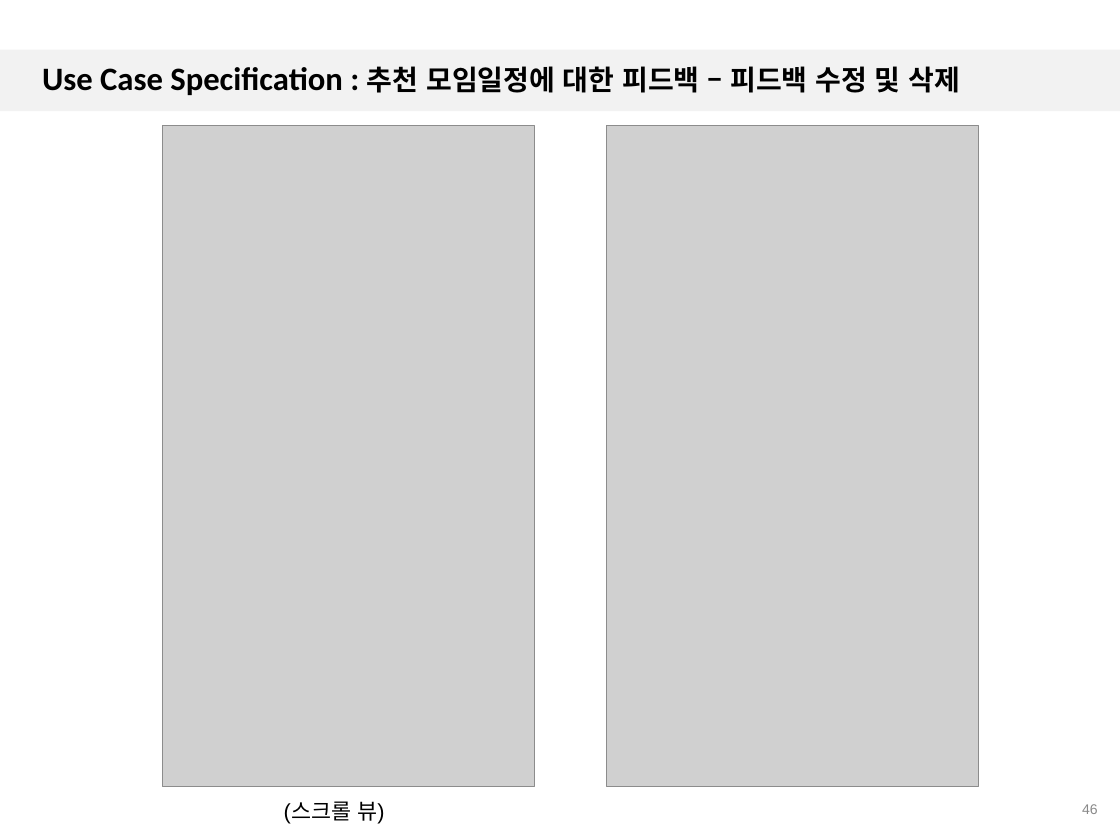
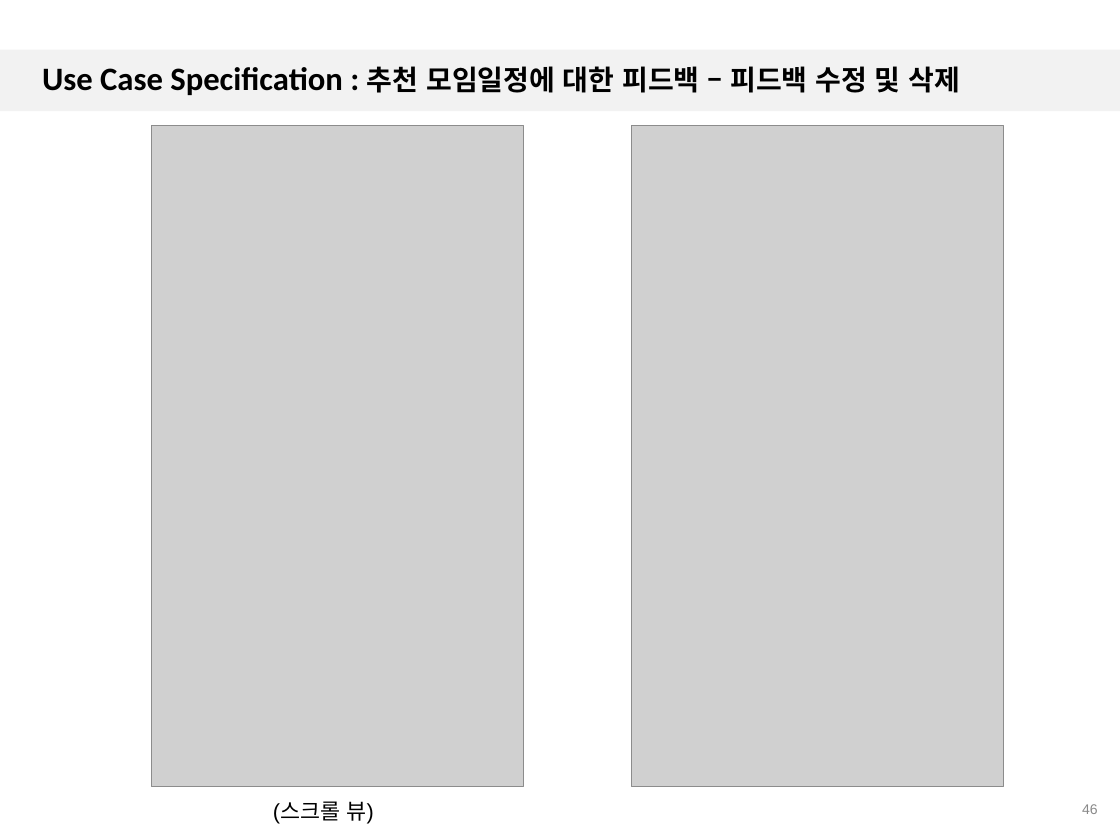
Before and after one commit to 7hong13/FillingGood, a slide deck: slide 46 of SRS/1.4/4팀_일정추천앱_UC_Spec_1.4.pptx. Drawn at 1120x840 pixels with LibreOffice and Linux fonts; fonts in the diff are those of the drawing; grey boxes stand for pictures; background and template pictures are left out. Boxes give left, top, right and bottom in pixels: in the first picture for what was removed or moved away, otherwise in the second. Text is boxed around its words. In the diff, an @@ line names an element or a change of style, - is before the commit and + after.

Commit message:
12.07 SRS 1.4 수정

```diff
--- a/SRS/1.4/4팀_일정추천앱_UC_Spec_1.4.pptx
+++ b/SRS/1.4/4팀_일정추천앱_UC_Spec_1.4.pptx
@@ picture: place and size @@
-picture at (162,125,534,787)
+picture at (151,125,523,787)
@@ picture: place and size @@
-picture at (606,125,978,787)
+picture at (632,125,1004,787)
@@ text "(스크롤 뷰)": place and size @@
-text "(스크롤 뷰)" at (284,801,384,824)
+text "(스크롤 뷰)" at (273,801,373,824)
```
Also in this commit, not shown: 5 other slides changed, 1 slide added.
